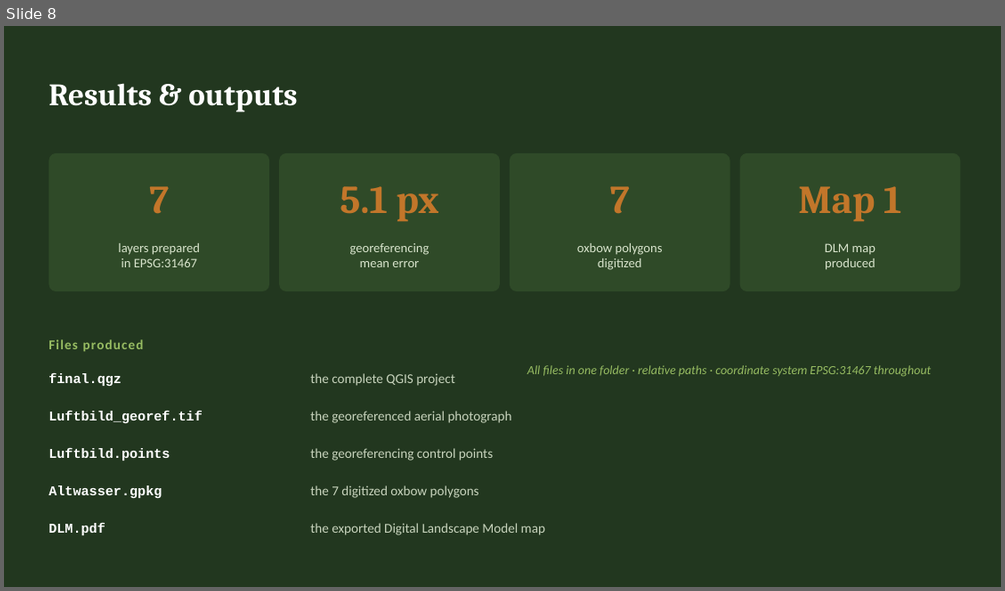
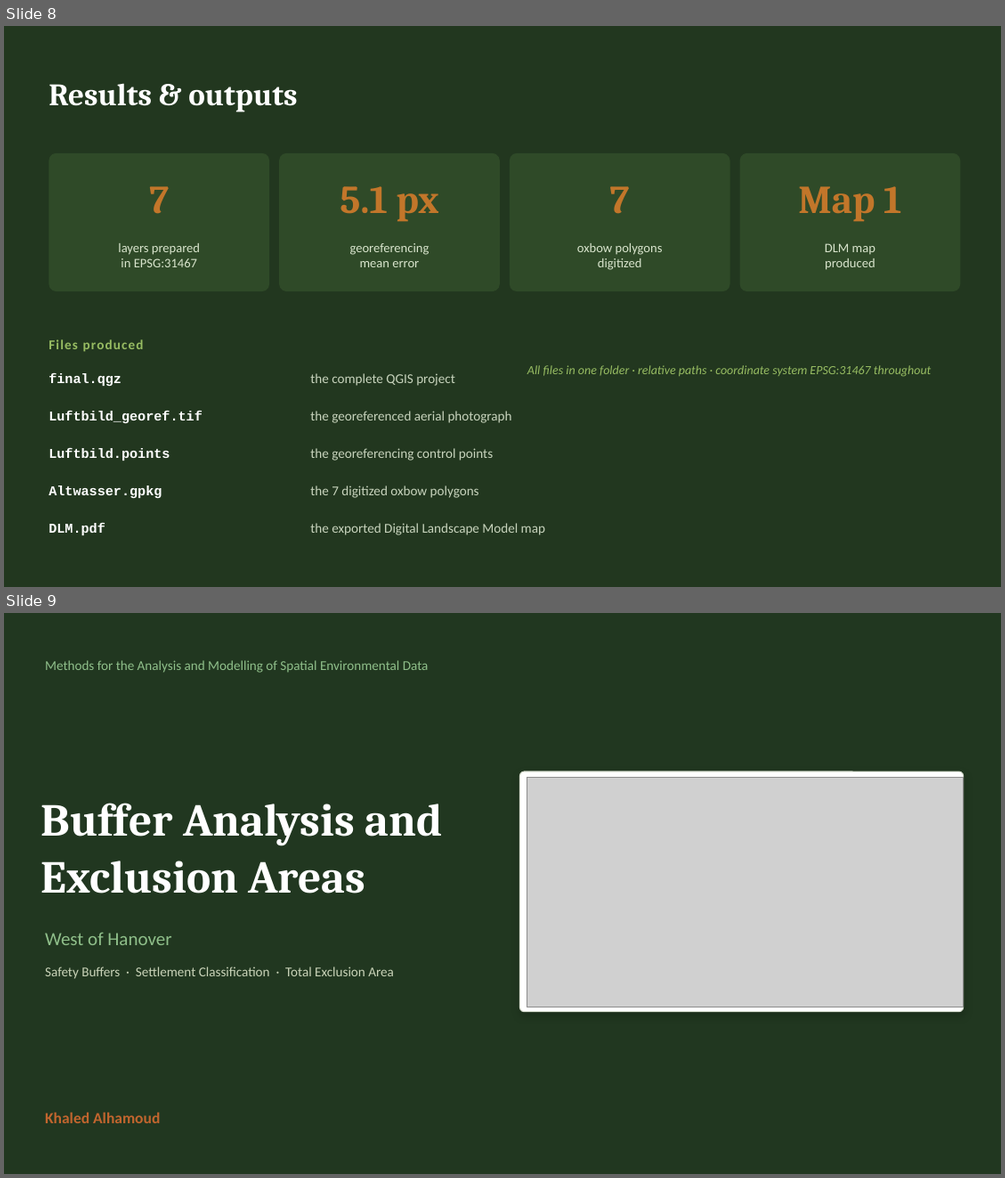
Before and after one commit to Kratosna/Methoden-zur-Analyse-und-Modellierung-von-r-umlichen-Umweltdaten, a slide deck: Procedure_Presentation.pptx. Shown one above the other, each under a label of ours: slide 8 before the commit, slides 8 and 9 after it. The pictures are 1005x591 and 1005x1178 pixels, drawn with LibreOffice and Linux fonts; fonts in the diff are those of the drawing; grey boxes stand for pictures. Boxes give left, top, right and bottom in pixels: in the first picture for what was removed or moved away, otherwise in the second. Text is boxed around its words. In the diff, an @@ line names an element or a change of style, - is before the commit and + after.

Commit message:
Presntion_Khaled

```diff
--- a/Procedure_Presentation.pptx
+++ b/Procedure_Presentation.pptx
@@ slide 9 added at [4, 613, 1001, 1174], background #213720 @@
@@ text added at [45, 660, 429, 673], 13 pt, text #8FBF8A @@
+Methods for the Analysis and Modelling of Spatial Environmental Data
@@ rounded rectangle added at [520, 771, 963, 1012], fill #FFFFFF, outline #DADFD2 0.99 pt @@
@@ picture added at [527, 778, 963, 1007] @@
@@ text added at [41, 803, 443, 893], 44 pt, text #FFFFFF, bold @@
+Buffer Analysis and
+Exclusion Areas
@@ text added at [45, 932, 171, 945], 18 pt, text #8FBF8A @@
+West of Hanover
@@ text added at [45, 966, 394, 979], 13 pt, text #C9D3B8 @@
+Safety Buffers · Settlement Classification · Total Exclusion Area
@@ text added at [45, 1111, 160, 1123], 15 pt, text #C1652E, bold @@
+Khaled Alhamoud
```
Also in this commit, not shown: 2 slides changed, 8 other slides added, 2 other files.
